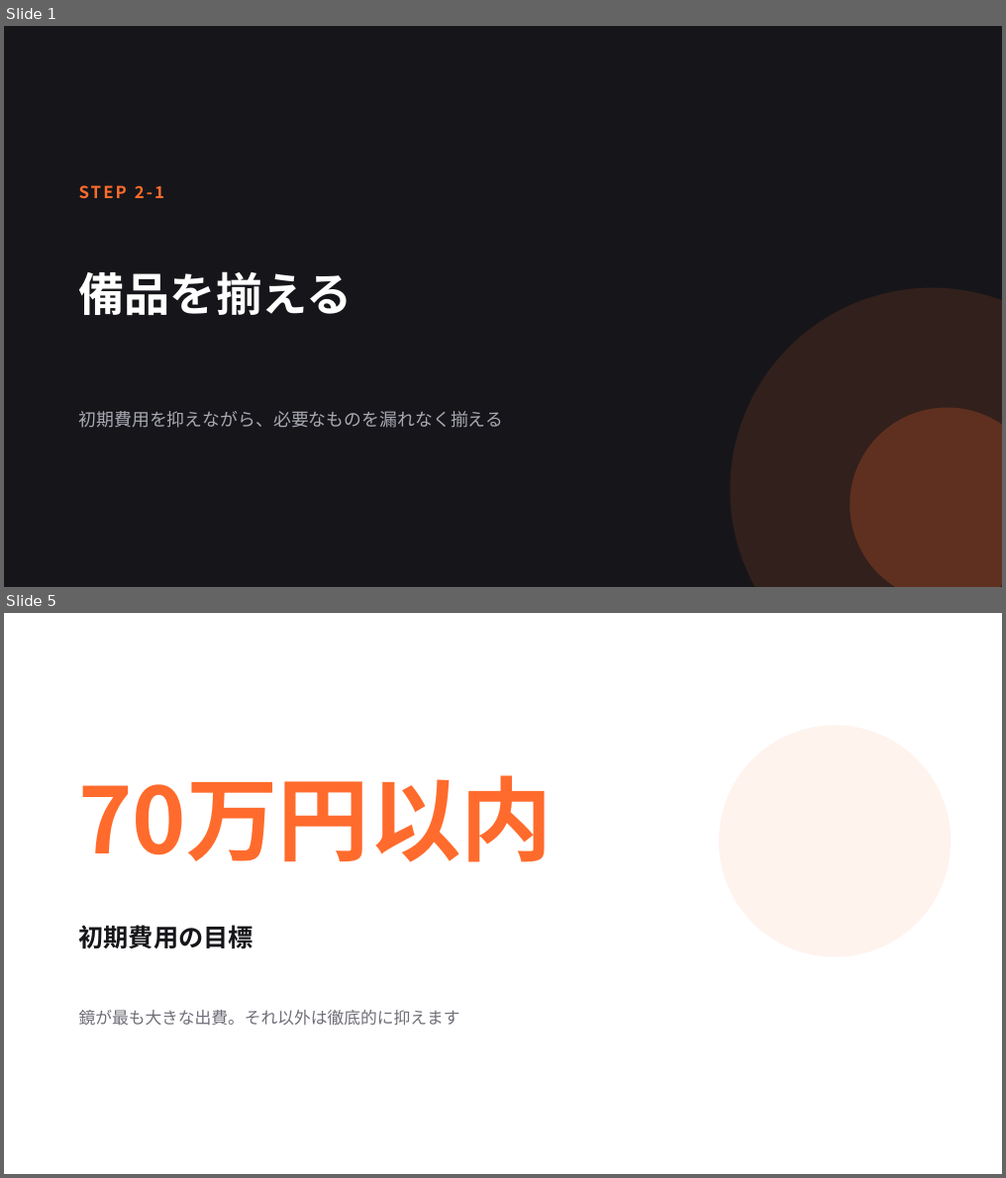
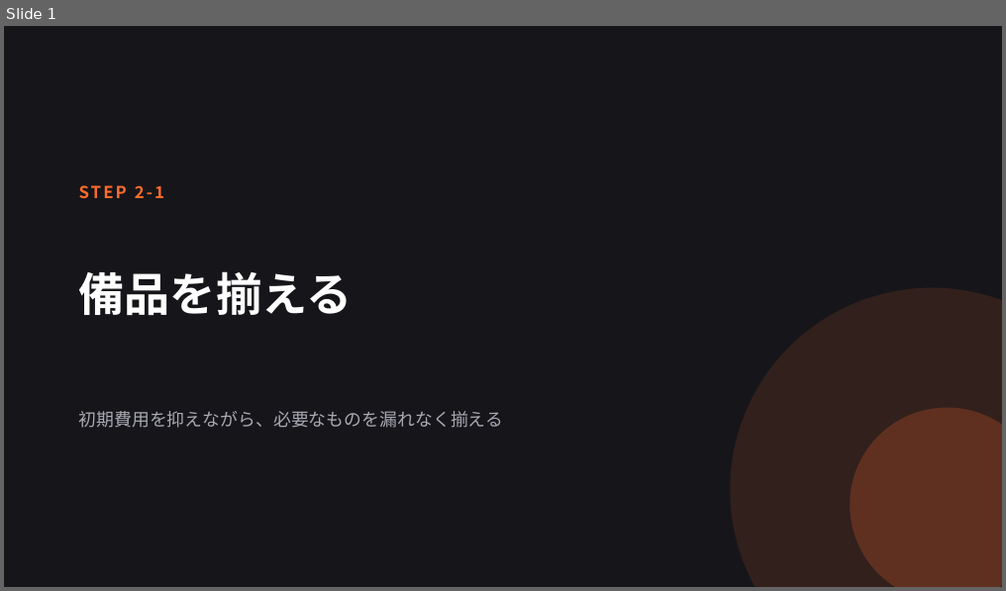
Before and after one commit to sou1104pc-ops/task-matrix, a slide deck: slides/11_備品を揃える.pptx. Shown one above the other, each under a label of ours: slides 1 and 5 before the commit, slide 1 after it; the slides between them are not shown. The pictures are 1006x1178 and 1006x591 pixels, drawn with LibreOffice and Linux fonts; fonts in the diff are those of the drawing. Boxes give left, top, right and bottom in pixels: in the first picture for what was removed or moved away, otherwise in the second. Text is boxed around its words. In the diff, an @@ line names an element or a change of style, - is before the commit and + after.

```diff
--- a/slides/11_備品を揃える.pptx
+++ b/slides/11_備品を揃える.pptx
@@ slide 5 removed at box(4, 613, 1002, 1174), background #FFFFFF @@
@@ ellipse removed at box(719, 725, 951, 958) @@
@@ text removed at box(79, 775, 553, 862) @@
-70万円以内
@@ text removed at box(79, 925, 253, 950) @@
-初期費用の目標
@@ text removed at box(79, 1010, 460, 1026) @@
-鏡が最も大きな出費。それ以外は徹底的に抑えます
```
Also in this commit, not shown: 2 slides changed, 22 slides added, 2 other slides removed, 19 other files.
